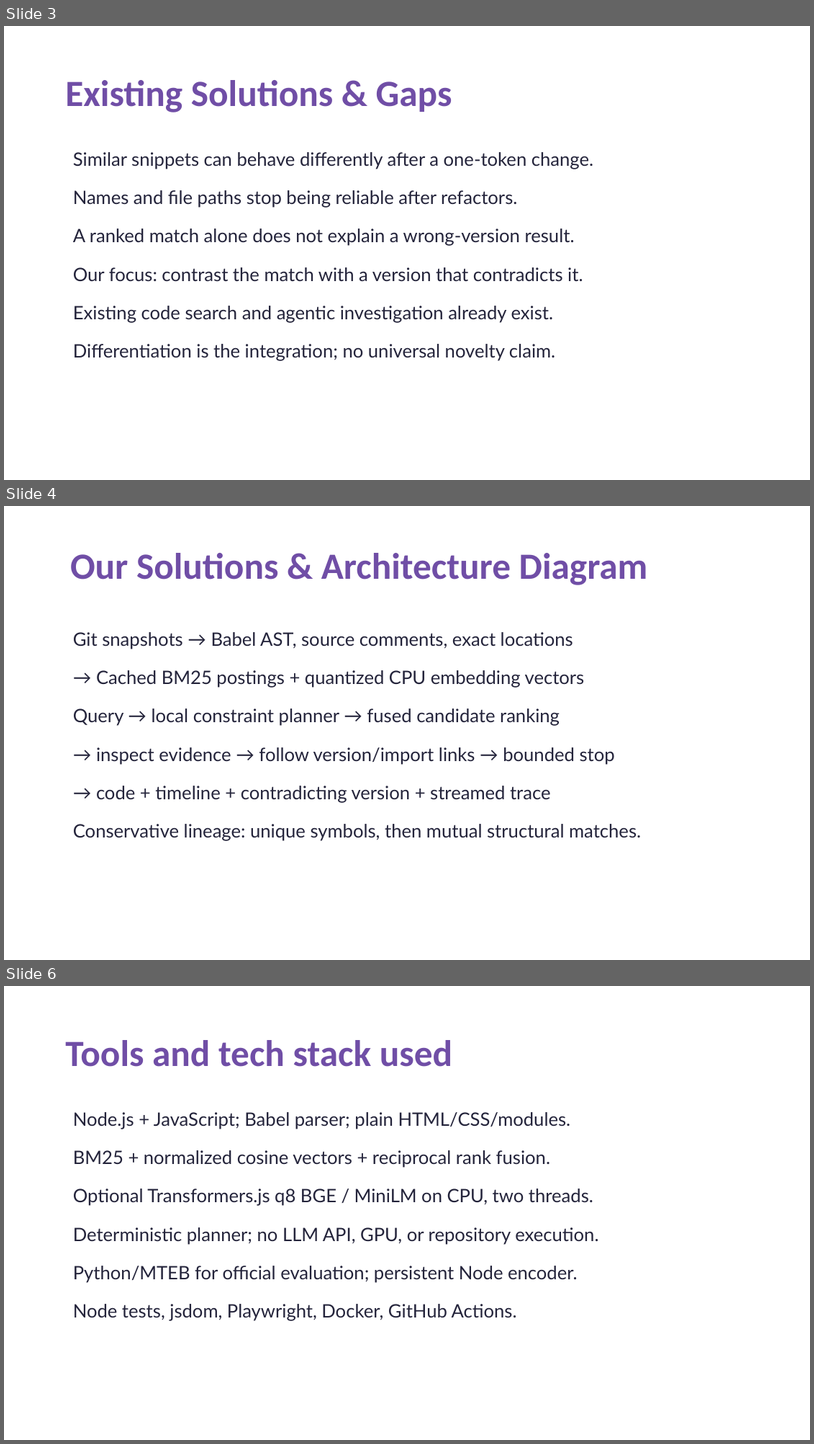
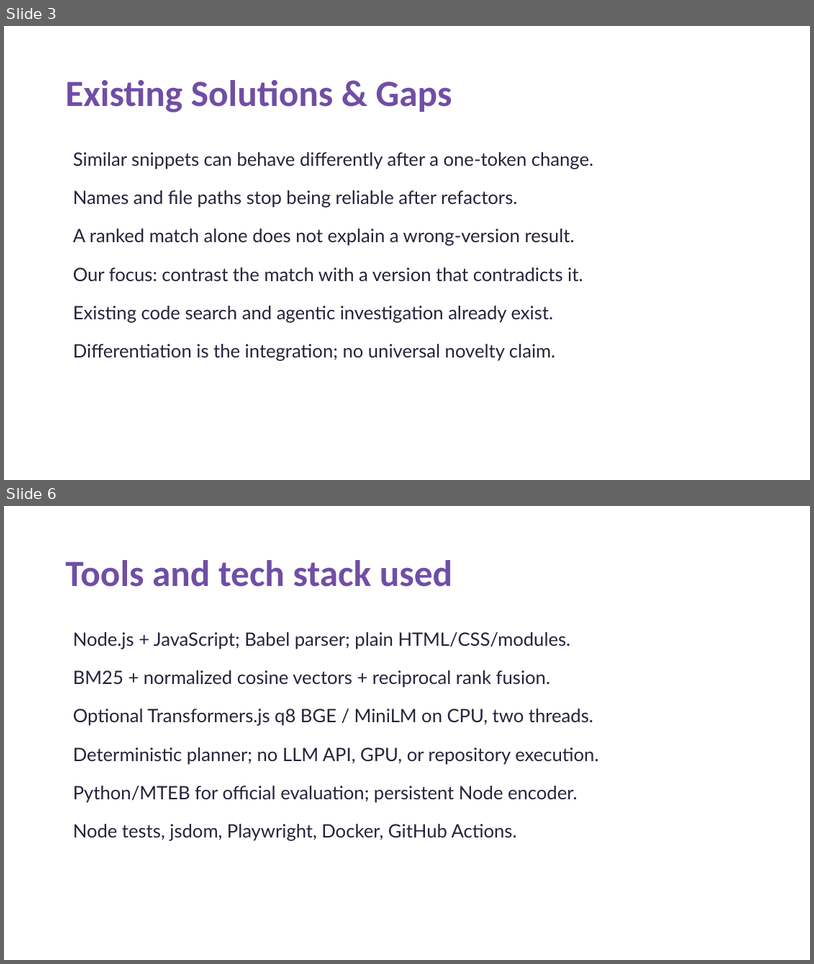
Before and after one commit to AdvayV/AgenticIntelligence, a slide deck: docs/CodeStrata-Submission-Draft.pptx. Shown one above the other, each under a label of ours: slides 3, 4 and 6 before the commit, slides 3 and 6 after it; the slides between them are not shown. The pictures are 814x1444 and 814x964 pixels, drawn with LibreOffice and Linux fonts; fonts in the diff are those of the drawing. Boxes give left, top, right and bottom in pixels: in the first picture for what was removed or moved away, otherwise in the second. Text is boxed around its words. In the diff, an @@ line names an element or a change of style, - is before the commit and + after.

```diff
--- a/docs/CodeStrata-Submission-Draft.pptx
+++ b/docs/CodeStrata-Submission-Draft.pptx
@@ slide 4 removed at (x1=4, y1=506, x2=810, y2=960), background #FFFFFF @@
@@ title removed at (x1=70, y1=553, x2=648, y2=585) @@
-Our Solutions & Architecture Diagram
@@ text removed at (x1=73, y1=632, x2=641, y2=841) @@
-Git snapshots → Babel AST, source comments, exact locations
-→ Cached BM25 postings + quantized CPU embedding vectors
-Query → local constraint planner → fused candidate ranking
-→ inspect evidence → follow version/import links → bounded stop
-→ code + timeline + contradicting version + streamed trace
-Conservative lineage: unique symbols, then mutual structural matches.
```
Also in this commit, not shown: 2 slides changed, 2 slides added, 1 other slide removed, 15 other files.
